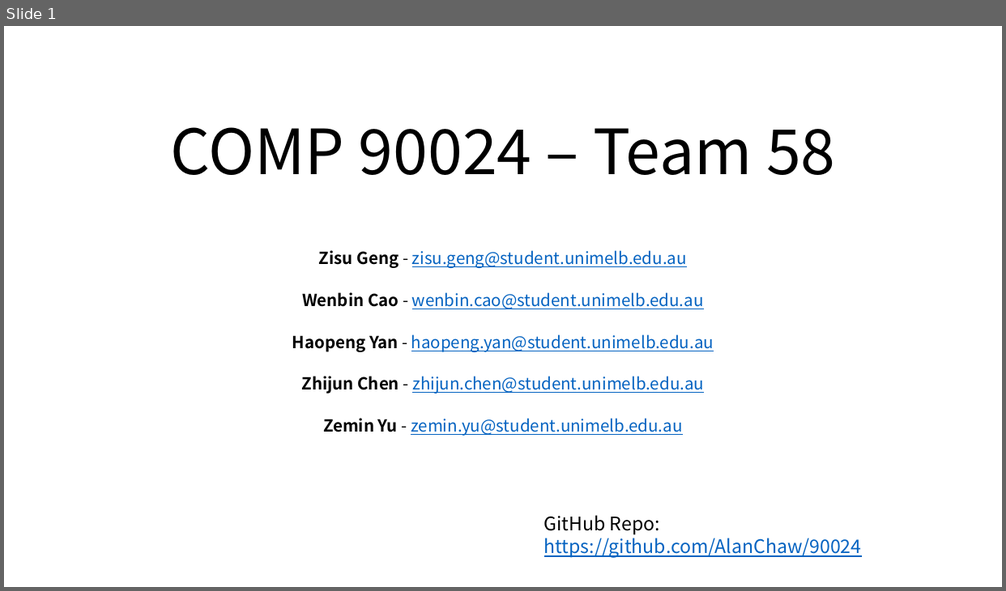
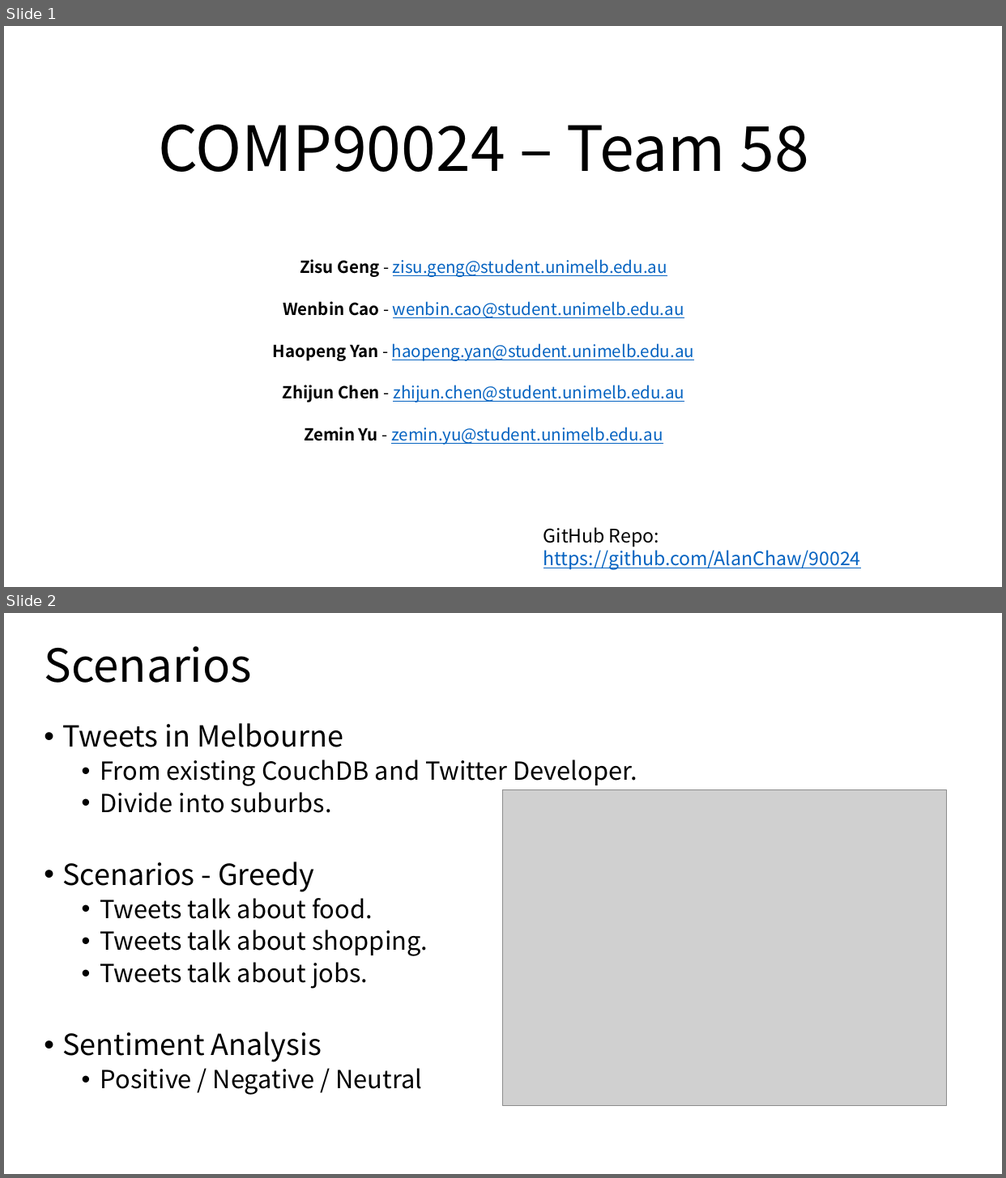
Before and after one commit to AlanChaw/Seven_Sins, a slide deck: presentation.pptx. Shown one above the other, each under a label of ours: slide 1 before the commit, slides 1 and 2 after it. The pictures are 1006x591 and 1006x1178 pixels, drawn with LibreOffice and Linux fonts; fonts in the diff are those of the drawing; grey boxes stand for pictures. Boxes give left, top, right and bottom in pixels: in the first picture for what was removed or moved away, otherwise in the second. Text is boxed around its words. In the diff, an @@ line names an element or a change of style, - is before the commit and + after.

```diff
--- a/presentation.pptx
+++ b/presentation.pptx
@@ slide 2 added at [4,613,1002,1174], background #FFFFFF @@
@@ title added at [44,646,252,683], 44 pt, text #000000 @@
+Scenarios
@@ text added at [62,723,638,1095], 24 pt, text #000000 @@
+• Tweets in Melbourne
+  • From existing CouchDB and Twitter Developer.
+  • Divide into suburbs.
+• Scenarios - Greedy
+  • Tweets talk about food.
+  • Tweets talk about shopping.
+  • Tweets talk about jobs.
+• Sentiment Analysis
+  • Positive / Negative / Neutral
@@ picture added at [503,790,948,1105] @@
@@ slide 1 changed as well @@
@@ title at [158,124,809,172]: spaces changed @@
-COMP 90024 – Team 58
+COMP90024 – Team 58
@@ subtitle "Zisu Geng - zisu.geng@student.unimelb.edu.au Wenbin ...": place and size @@
-subtitle "Zisu Geng - zisu.geng@student.unimelb.edu.au Wenbin ..." at [292,250,714,436]
+subtitle "Zisu Geng - zisu.geng@student.unimelb.edu.au Wenbin ..." at [273,259,694,445]
@@ text "GitHub Repo: https://github.com/AlanChaw/90024": place and size @@
-text "GitHub Repo: https://github.com/AlanChaw/90024" at [544,515,862,558]
+text "GitHub Repo: https://github.com/AlanChaw/90024" at [543,527,861,570]
```
Also in this commit, not shown: 1 other slide added, 2 slides removed, 1 other file.
